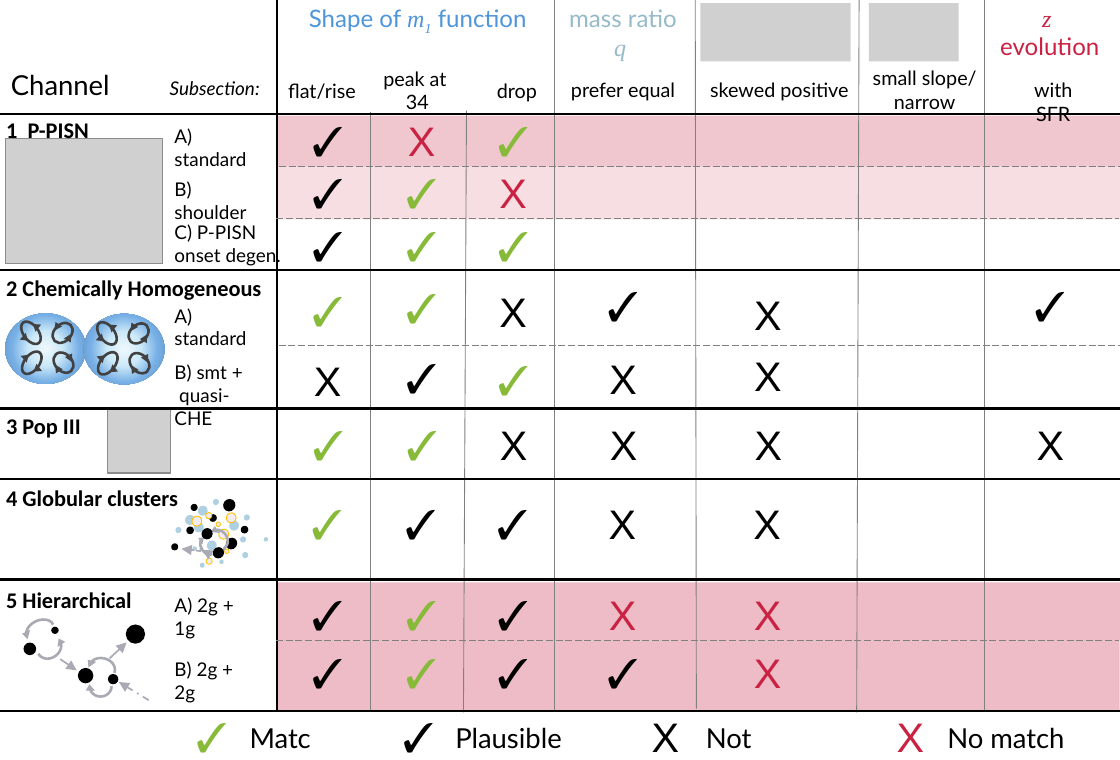
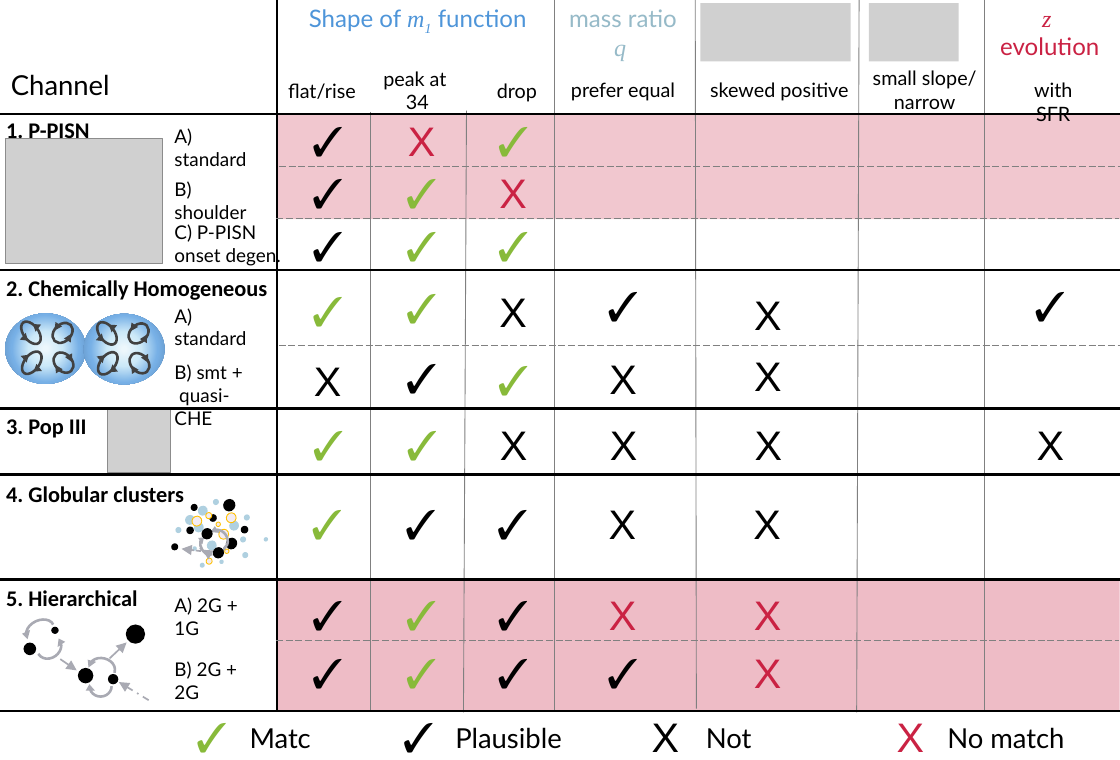
Before and after one commit to SoumendraRoy/35Msun_GWTC3, a slide deck: slide 1 of Astro_Origin_table_horiz.pptx. Drawn at 1120x760 pixels with LibreOffice and Linux fonts; fonts in the diff are those of the drawing; grey boxes stand for pictures; background and template pictures are left out. Boxes give left, top, right and bottom in pixels: in the first picture for what was removed or moved away, otherwise in the second. Text is boxed around its words. In the diff, an @@ line names an element or a change of style, - is before the commit and + after.

```diff
--- a/Astro_Origin_table_horiz.pptx
+++ b/Astro_Origin_table_horiz.pptx
@@ text removed at (170, 81, 260, 95) @@
-Subsection:
@@ text at (6, 119, 89, 144): text changed @@
-1 P-PISN
+1. P-PISN
@@ rectangle: place and size @@
-rectangle at (276, 115, 1120, 166)
+rectangle at (276, 115, 1119, 219)
@@ rectangle removed at (277, 167, 1120, 219) @@
@@ text at (6, 280, 268, 300): text changed @@
-2 Chemically Homogeneous
+2. Chemically Homogeneous
@@ text at (6, 419, 87, 438): text changed @@
-3 Pop III
+3. Pop III
@@ line moved from (1120, 478) - (0, 478) to (1120, 475) - (0, 475) @@
@@ text at (6, 486, 184, 502): text changed @@
-4 Globular clusters
+4. Globular clusters
@@ text at (6, 590, 137, 606): text changed @@
-5 Hierarchical
+5. Hierarchical
@@ text at (174, 597, 222, 635): text changed @@
-A) 2g + 1g
+A) 2G + 1G
@@ rectangle removed at (276, 582, 1119, 640) @@
@@ rectangle: place and size @@
-rectangle at (277, 639, 1120, 711)
+rectangle at (277, 577, 1120, 710)
@@ text at (174, 661, 222, 699): text changed @@
-B) 2g + 2g
+B) 2G + 2G
```
Also in this commit, not shown: 2 other files.
